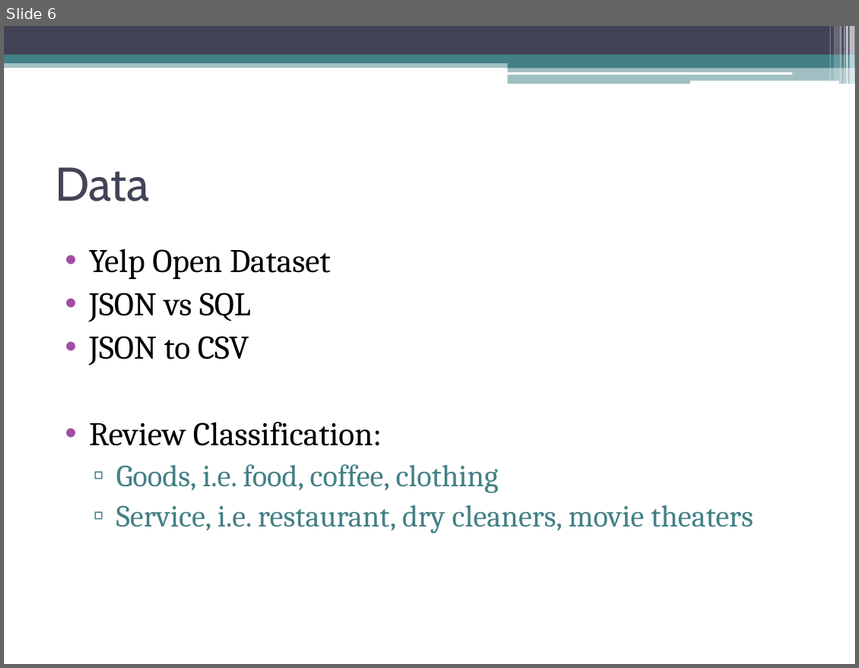
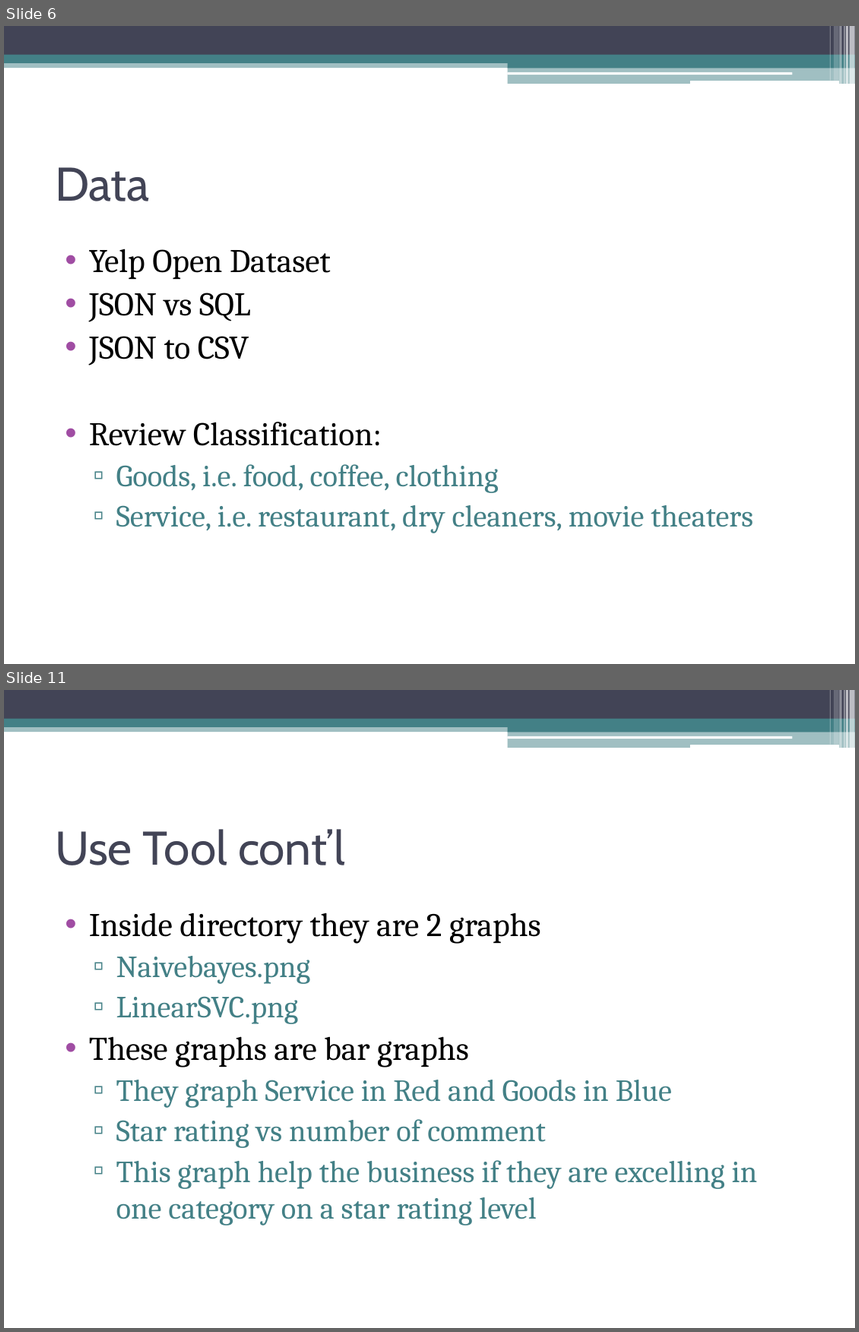
Before and after one commit to dheerajpatta/CS410-Project, a slide deck: Yelp.pptx. Shown one above the other, each under a label of ours: slide 6 before the commit, slides 6 and 11 after it; the slides between them are not shown. The pictures are 859x668 and 859x1332 pixels, drawn with LibreOffice and Linux fonts; fonts in the diff are those of the drawing. Boxes give left, top, right and bottom in pixels: in the first picture for what was removed or moved away, otherwise in the second. Text is boxed around its words. In the diff, an @@ line names an element or a change of style, - is before the commit and + after.

```diff
--- a/Yelp.pptx
+++ b/Yelp.pptx
@@ slide 11 added at bbox=[4, 690, 855, 1328], background #FFFFFF; not listed: 13 template elements that a slide beside it also shows @@
@@ title added at bbox=[55, 829, 345, 866], 40 pt, text #424456 @@
+Use Tool cont’l
@@ text added at bbox=[89, 913, 758, 1226], 26 pt, text #438086 @@
+• Inside directory they are 2 graphs
+  ▫ Naivebayes.png
+  ▫ LinearSVC.png
+• These graphs are bar graphs
+  ▫ They graph Service in Red and Goods in Blue
+  ▫ Star rating vs number of comment
+  ▫ This graph help the business if they are excelling in one category on a star rating level
```
Also in this commit, not shown: 2 slides changed, 7 other slides added, 16 other files.
